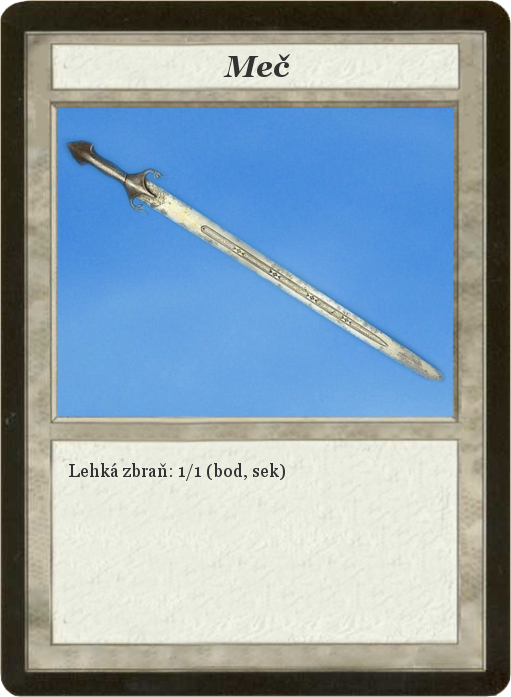
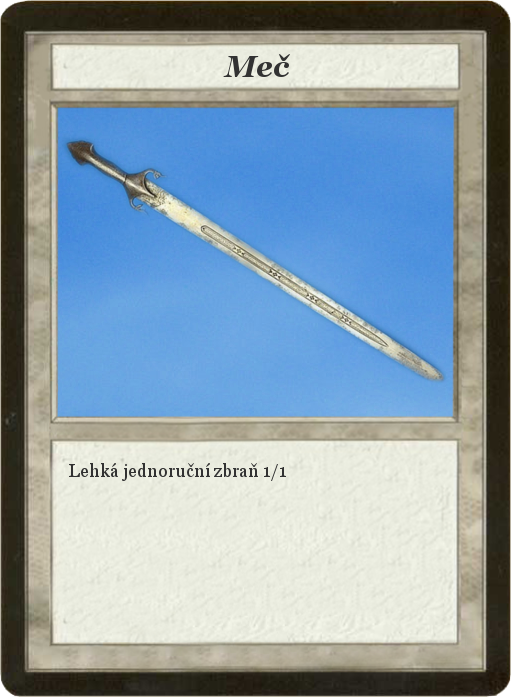
Two versions of the same layered image (511px x 697px). Layer-by-layer changes:
renamed "Lehká zbraň: 1/1 (bod, sek)" to "Lehká jednoruční zbraň 1/1", painted on it over [122, 463, 286, 481]
